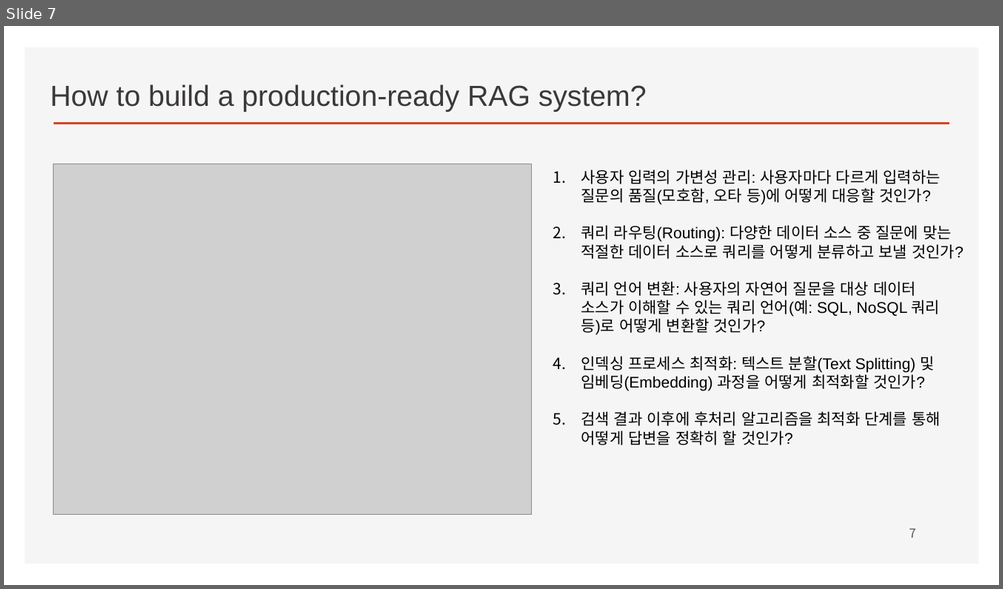
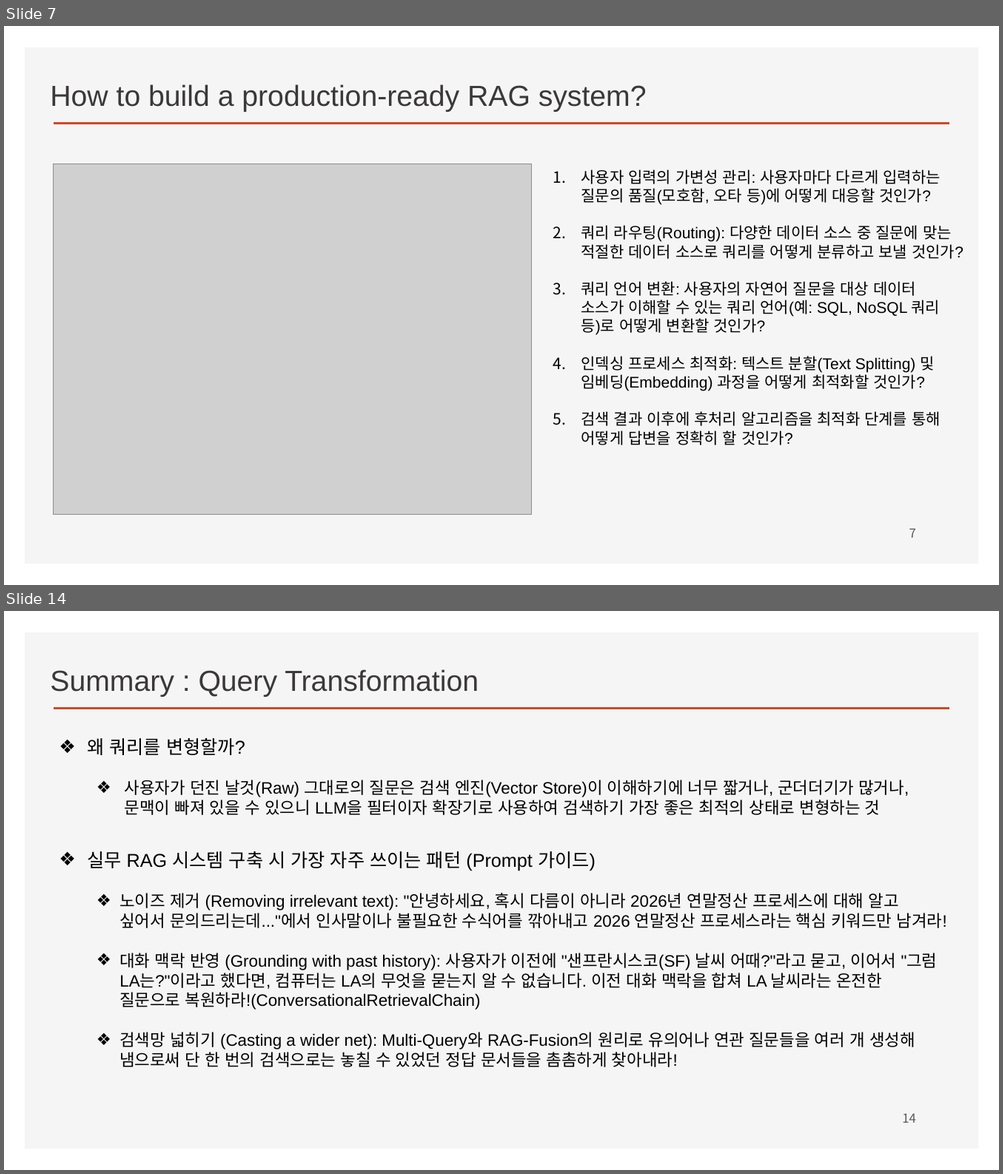
Before and after one commit to ancestor9/2026_Fall_Learning-Langchain-AI-Agent, a slide deck: CHAPTER 3 RAG Part II_Chatting with Your Data.pptx. Shown one above the other, each under a label of ours: slide 7 before the commit, slides 7 and 14 after it; the slides between them are not shown. The pictures are 1003x589 and 1003x1174 pixels, drawn with LibreOffice and Linux fonts; fonts in the diff are those of the drawing; grey boxes stand for pictures; background and template pictures are left out. Boxes give left, top, right and bottom in pixels: in the first picture for what was removed or moved away, otherwise in the second. Text is boxed around its words. In the diff, an @@ line names an element or a change of style, - is before the commit and + after.

```diff
--- a/CHAPTER 3 RAG Part II_Chatting with Your Data.pptx
+++ b/CHAPTER 3 RAG Part II_Chatting with Your Data.pptx
@@ slide 14 added at [4, 611, 999, 1170], background #FFFFFF; not listed: 2 template elements that a slide beside it also shows @@
@@ text added at [50, 669, 478, 697], 28 pt, text #3B3838 @@
+Summary : Query Transformation
@@ text added at [87, 738, 947, 1068], 16 pt, text #000000 @@
+❖ 왜 쿼리를 변형할까?
+  ❖ 사용자가 던진 날것(Raw) 그대로의 질문은 검색 엔진(Vector Store)이 이해하기에 너무 짧거나, 군더더기가 많거나, 문맥이 빠져 있을 수 있으니 LLM을 필터이자 확장기로 사용하여 검색하기 가장 좋은 최적의 상태로 변형하는 것
+❖ 실무 RAG 시스템 구축 시 가장 자주 쓰이는 패턴 (Prompt 가이드)
+  ❖ 노이즈 제거 (Removing irrelevant text): "안녕하세요, 혹시 다름이 아니라 2026년 연말정산 프로세스에 대해 알고 싶어서 문의드리는데..."에서 인사말이나 불필요한 수식어를 깎아내고 2026 연말정산 프로세스라는 핵심 키워드만 남겨라!
+  ❖ 대화 맥락 반영 (Grounding with past history): 사용자가 이전에 "샌프란시스코(SF) 날씨 어때?"라고 묻고, 이어서 "그럼 LA는?"이라고 했다면, 컴퓨터는 LA의 무엇을 묻는지 알 수 없습니다. 이전 대화 맥락을 합쳐 LA 날씨라는 온전한 질문으로 복원하라!(ConversationalRetrievalChain)
+  ❖ 검색망 넓히기 (Casting a wider net): Multi-Query와 RAG-Fusion의 원리로 유의어나 연관 질문들을 여러 개 생성해 냄으로써 단 한 번의 검색으로는 놓칠 수 있었던 정답 문서들을 촘촘하게 찾아내라!
@@ page number added at [902, 1113, 916, 1123], 12 pt, text #595959 @@
+14
```
Also in this commit, not shown: 3 slides changed, 8 other slides added, 1 slide removed.
